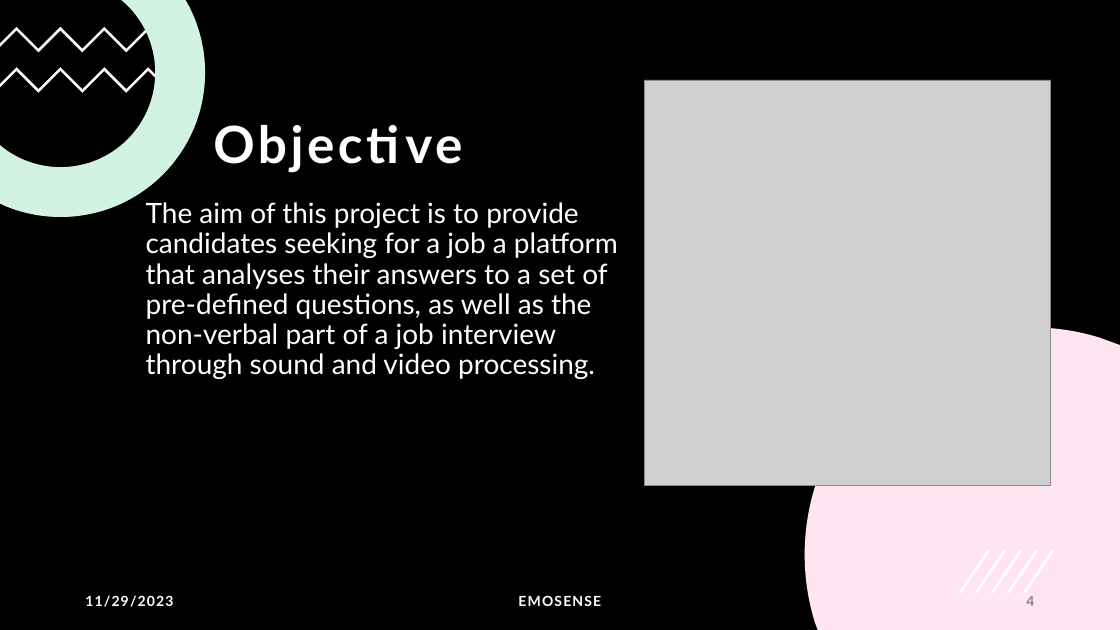
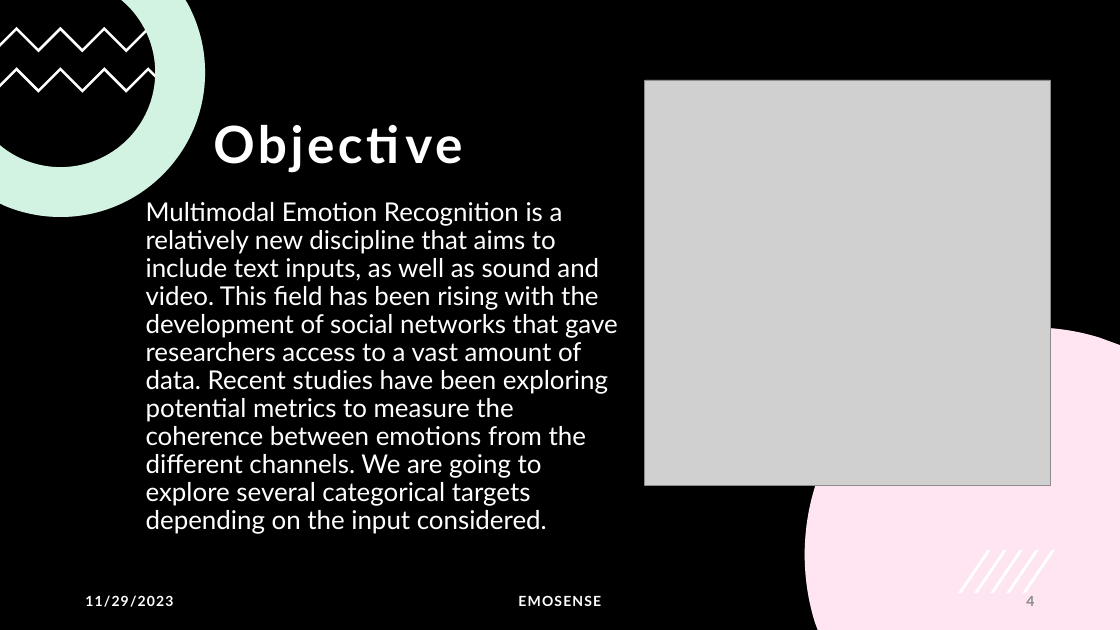
Before and after one commit to angelreddy09/DeepLearning-Project, a slide deck: slide 4 of EMOSENSE.pptx. Drawn at 1120x630 pixels with LibreOffice and Linux fonts; fonts in the diff are those of the drawing; grey boxes stand for pictures. Boxes give left, top, right and bottom in pixels: in the first picture for what was removed or moved away, otherwise in the second. Text is boxed around its words. In the diff, an @@ line names an element or a change of style, - is before the commit and + after.

```diff
--- a/EMOSENSE.pptx
+++ b/EMOSENSE.pptx
@@ text at box(146, 202, 618, 534): text changed; size 24 to 22.2 pt @@
-The aim of this project is to provide candidates seeking for a job a platform that analyses their answers to a set of pre-defined questions, as well as the non-verbal part of a job interview through sound and video processing.
+Multimodal Emotion Recognition is a relatively new discipline that aims to include text inputs, as well as sound and video. This field has been rising with the development of social networks that gave researchers access to a vast amount of data. Recent studies have been exploring potential metrics to measure the coherence between emotions from the different channels. We are going to explore several categorical targets depending on the input considered.
```
Also in this commit, not shown: 4 other slides changed, 7 slides added.
